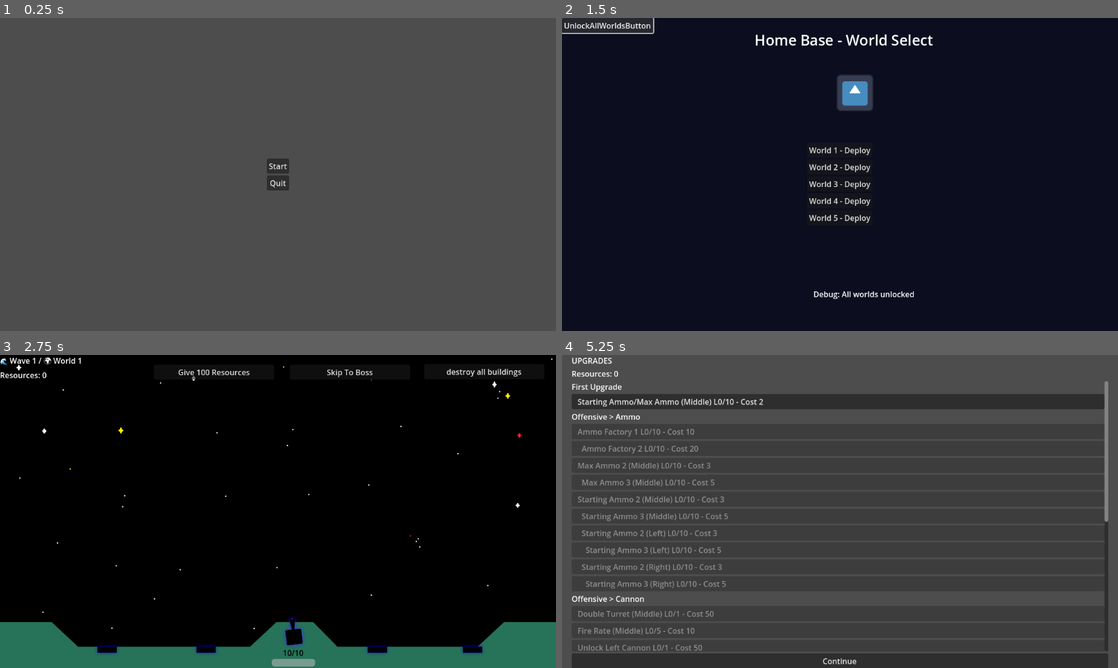
Above: before the commit, frames 1-4 (two rows, left to right).
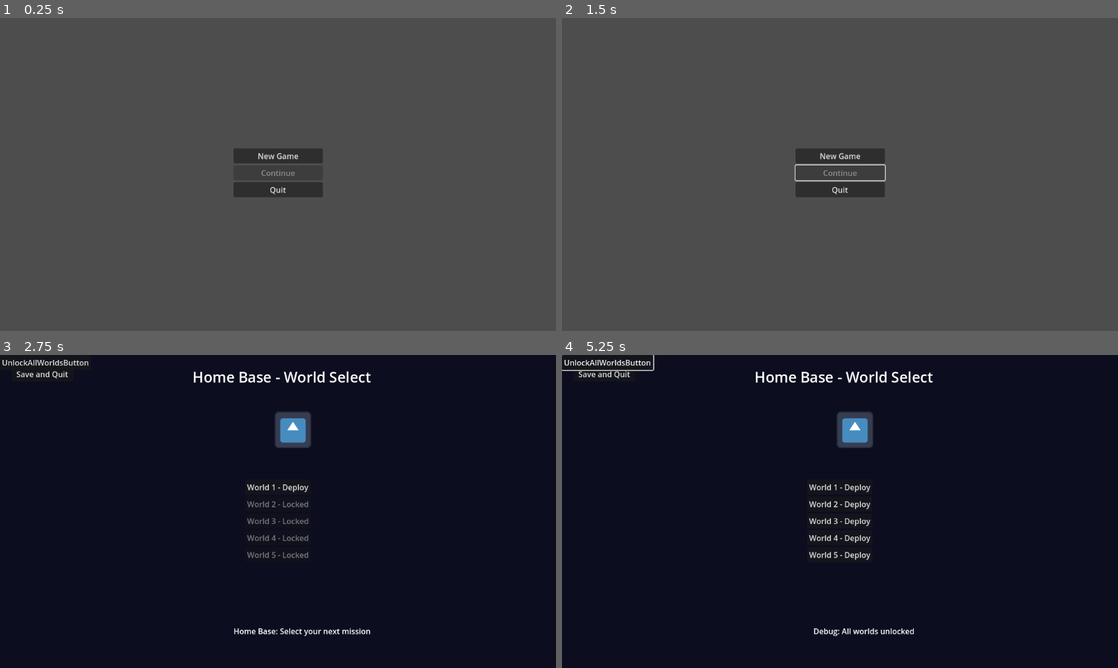
Above: after the commit, the same moments.

Repository: aceofknights/Missile-Game
Game: Godot game, scene res://Scene/MainMenu.tscn
The game is run twice, just before and just after one commit, with the same random seed, the same clock (stepped at 60 frames per second) and the same inputs. The engine's default icon, where the game draws it, is replaced by a stand-in: a white triangle on a blue panel in a dark square.
Inputs (mouse positions are in pixels of both pictures, inside the frame that each line leads up to):
- Up to frame 1 (0.25 s): no input
- Up to frame 2 (1.5 s): click (840, 165) at 0.5 s, where only the run before the commit has a clickable "Start"; click (606, 24) at 1.25 s, where only the run before the commit has a clickable "UnlockAllWorldsButton"
- Up to frame 3 (2.75 s): click (278, 492) at 2 s, where only the run after the commit has a clickable "New Game"
- Up to frame 4 (5.25 s): click (606, 361) at 2.75 s, where only the run after the commit has a clickable "UnlockAllWorldsButton"; click (912, 370) at 3.5 s, where only the run before the commit has a clickable "Skip To Boss"; click (912, 370) at 4.25 s, where only the run before the commit has a clickable "Skip To Boss"; click (1045, 370) at 5 s, where only the run before the commit has a clickable "destroy all buildings"

The runs differ from the first frame. In frame 1, 1.4% of the frame differs, in the area x 42-58%, y 41-58%; in frame 2, 99%, in the area x 0-100%, y 0-100%; in frame 3, 97%; in frame 4, 99%.

Commit message:
Add persistent save/load flow across menus and rounds

Diff:
--- a/Scene/MainMenu.tscn
+++ b/Scene/MainMenu.tscn
@@ -22,17 +22,26 @@
 anchor_top = 0.5
 anchor_right = 0.5
 anchor_bottom = 0.5
-offset_left = -23.0
-offset_top = -33.0
-offset_right = 23.0
-offset_bottom = 33.0
+offset_left = -92.5
+offset_top = -54.0
+offset_right = 92.5
+offset_bottom = 54.0
 grow_horizontal = 2
 grow_vertical = 2
 
-[node name="Start" type="Button" parent="VBoxContainer"]
+[node name="NewGame" type="Button" parent="VBoxContainer"]
 layout_mode = 2
-text = "Start"
+text = "New Game"
+
+[node name="Continue" type="Button" parent="VBoxContainer"]
+layout_mode = 2
+text = "Continue"
 
 [node name="Quit" type="Button" parent="VBoxContainer"]
 layout_mode = 2
 text = "Quit"
+
+[node name="OverwriteConfirm" type="ConfirmationDialog" parent="."]
+title = "Overwrite save?"
+ok_button_text = "Overwrite"
+dialog_text = "Starting a new game will erase your current save. Continue?"
--- a/Scene/UpgradeScreen.tscn
+++ b/Scene/UpgradeScreen.tscn
@@ -48,3 +48,11 @@
 [node name="ContinueButton" type="Button" parent="MarginContainer/VBoxContainer"]
 layout_mode = 2
 text = "Continue"
+
+[node name="SaveQuitButton" type="Button" parent="MarginContainer/VBoxContainer"]
+layout_mode = 2
+text = "Save and Quit"
+
+[node name="WorldSelectButton" type="Button" parent="MarginContainer/VBoxContainer"]
+layout_mode = 2
+text = "Back to World Select"
--- a/Scene/WorldSelect.tscn
+++ b/Scene/WorldSelect.tscn
@@ -78,6 +78,14 @@
 text = "Status"
 horizontal_alignment = 1
 
+[node name="SaveQuitButton" type="Button" parent="."]
+layout_mode = 0
+offset_left = 24.0
+offset_top = 24.0
+offset_right = 152.0
+offset_bottom = 55.0
+text = "Save and Quit"
+
 [node name="UnlockAllWorldsButton" type="Button" parent="."]
 layout_mode = 0
 offset_right = 8.0
--- a/Scripts/GameManager.gd
+++ b/Scripts/GameManager.gd
@@ -1,6 +1,8 @@
 extends Node
 
 const WORLD_COUNT := 5
+const SAVE_PATH := "user://savegame.save"
+const SAVE_VERSION := 1
 
 const CANNON_MIDDLE := "middle"
 const CANNON_LEFT := "left"
@@ -47,6 +49,99 @@
 
 func _ready():
 	_ensure_world_upgrade_data(current_world)
+
+
+func _int_to_string_dict(source: Dictionary) -> Dictionary:
+	var converted := {}
+	for key in source.keys():
+		converted[str(key)] = source[key]
+	return converted
+
+
+func _string_to_int_dict(source: Dictionary) -> Dictionary:
+	var converted := {}
+	for key in source.keys():
+		converted[int(str(key))] = source[key]
+	return converted
+
+
+func save_game() -> bool:
+	var save_data := {
+		"version": SAVE_VERSION,
+		"current_world": current_world,
+		"current_wave": current_wave,
+		"player_resources": player_resources,
+		"highest_world_unlocked": highest_world_unlocked,
+		"world_upgrades": _int_to_string_dict(world_upgrades)
+	}
+
+	var file := FileAccess.open(SAVE_PATH, FileAccess.WRITE)
+	if file == null:
+		push_error("Failed to save game: %s" % FileAccess.get_open_error())
+		return false
+
+	file.store_string(JSON.stringify(save_data))
+	return true
+
+
+func has_save_game() -> bool:
+	return FileAccess.file_exists(SAVE_PATH)
+
+
+func erase_save_game() -> void:
+	if not has_save_game():
+		return
+
+	var user_dir := DirAccess.open("user://")
+	if user_dir == null:
+		push_error("Failed to open user directory while deleting save.")
+		return
+	user_dir.remove("savegame.save")
+
+
+func load_game() -> bool:
+	if not has_save_game():
+		return false
+
+	var file := FileAccess.open(SAVE_PATH, FileAccess.READ)
+	if file == null:
+		push_error("Failed to open save file: %s" % FileAccess.get_open_error())
+		return false
+
+	var parsed = JSON.parse_string(file.get_as_text())
+	if typeof(parsed) != TYPE_DICTIONARY:
+		push_error("Save file format invalid.")
+		return false
+
+	var save_data: Dictionary = parsed
+	current_world = int(save_data.get("current_world", 1))
+	current_wave = int(save_data.get("current_wave", 1))
+	player_resources = int(save_data.get("player_resources", 0))
+	highest_world_unlocked = clamp(int(save_data.get("highest_world_unlocked", 1)), 1, WORLD_COUNT)
+	world_upgrades = _string_to_int_dict(save_data.get("world_upgrades", {}))
+
+	for world in range(1, WORLD_COUNT + 1):
+		_ensure_world_upgrade_data(world)
+		var state: Dictionary = world_upgrades[world]
+		var cannons: Dictionary = state["cannons"]
+		for cannon_id in CANNON_IDS:
+			if not cannons.has(cannon_id):
+				cannons[cannon_id] = _default_cannon_state(cannon_id)
+				continue
+			var cannon_state: Dictionary = cannons[cannon_id]
+			cannon_state["unlocked"] = bool(cannon_state.get("unlocked", cannon_id == CANNON_MIDDLE))
+			cannon_state["destroyed"] = bool(cannon_state.get("destroyed", false))
+			cannon_state["current_ammo"] = int(cannon_state.get("current_ammo", 0))
+			cannon_state["ammo_factory_progress"] = float(cannon_state.get("ammo_factory_progress", 0.0))
+			_sync_cannon_ammo_caps_with_state(cannon_id, state)
+
+		state["extra_buildings"] = int(state.get("extra_buildings", 0))
+		state["upgrade_levels"] = state.get("upgrade_levels", {})
+		state["ammo_factory_distribution_index"] = int(state.get("ammo_factory_distribution_index", 0))
+
+	current_world = clamp(current_world, 1, highest_world_unlocked)
+	_ensure_world_upgrade_data(current_world)
+	return true
 
 
 func _default_cannon_state(cannon_id: String) -> Dictionary:
@@ -548,10 +643,12 @@
 	highest_world_unlocked = 1
 	world_upgrades.clear()
 	_ensure_world_upgrade_data(1)
+	save_game()
 	get_tree().change_scene_to_file("res://Scene/WorldSelect.tscn")
 
 
 func player_died():
+	save_game()
 	load_upgrade_screen()
 
 
@@ -680,6 +777,7 @@
 		_ensure_world_upgrade_data(next_world)
 
 	current_wave = 1
+	save_game()
 	get_tree().change_scene_to_file("res://Scene/WorldSelect.tscn")
 
 
--- a/Scripts/MainMenu.gd
+++ b/Scripts/MainMenu.gd
@@ -3,11 +3,38 @@
 @export var game_scene: PackedScene
 
 func _ready():
-	$VBoxContainer/Start.pressed.connect(start_game)
+	$VBoxContainer/NewGame.pressed.connect(_on_new_game_pressed)
+	$VBoxContainer/Continue.pressed.connect(_on_continue_pressed)
 	$VBoxContainer/Quit.pressed.connect(quit_game)
+	$OverwriteConfirm.confirmed.connect(_confirm_new_game)
+	$OverwriteConfirm.canceled.connect(func(): $VBoxContainer/NewGame.disabled = false)
+	_refresh_continue_state()
 
-func start_game():
+
+func _refresh_continue_state() -> void:
+	$VBoxContainer/Continue.disabled = not GameManager.has_save_game()
+
+
+func _on_new_game_pressed() -> void:
+	if GameManager.has_save_game():
+		$VBoxContainer/NewGame.disabled = true
+		$OverwriteConfirm.popup_centered()
+		return
+	_confirm_new_game()
+
+
+func _confirm_new_game() -> void:
+	$VBoxContainer/NewGame.disabled = false
+	GameManager.erase_save_game()
 	GameManager.start_new_game()
+
+
+func _on_continue_pressed() -> void:
+	if not GameManager.load_game():
+		_refresh_continue_state()
+		return
+	get_tree().change_scene_to_file("res://Scene/WorldSelect.tscn")
+
 
 func quit_game():
 	get_tree().quit()
--- a/Scripts/UpgradeScreen.gd
+++ b/Scripts/UpgradeScreen.gd
@@ -45,6 +45,8 @@
 
 func _ready():
 	$MarginContainer/VBoxContainer/ContinueButton.pressed.connect(continue_game)
+	$MarginContainer/VBoxContainer/SaveQuitButton.pressed.connect(_on_save_and_quit_pressed)
+	$MarginContainer/VBoxContainer/WorldSelectButton.pressed.connect(_on_back_to_world_select_pressed)
 	_build_tree()
 	_refresh_view()
 
@@ -104,3 +106,13 @@
 
 func continue_game():
 	GameManager.continue_from_upgrades()
+
+
+func _on_save_and_quit_pressed() -> void:
+	GameManager.save_game()
+	get_tree().change_scene_to_file("res://Scene/MainMenu.tscn")
+
+
+func _on_back_to_world_select_pressed() -> void:
+	GameManager.save_game()
+	get_tree().change_scene_to_file("res://Scene/WorldSelect.tscn")
--- a/Scripts/WorldSelect.gd
+++ b/Scripts/WorldSelect.gd
@@ -7,6 +7,7 @@
 @onready var world5_btn: Button = $CenterContainer/VBoxContainer/World5Button
 @onready var status_label: Label = $StatusLabel
 @onready var unlock_all_worlds_btn: Button = $UnlockAllWorldsButton
+@onready var save_quit_button: Button = $SaveQuitButton
 
 
 func _ready():
@@ -16,6 +17,7 @@
 	world4_btn.pressed.connect(func(): _select_world(4))
 	world5_btn.pressed.connect(func(): _select_world(5))
 	unlock_all_worlds_btn.pressed.connect(_unlock_all_worlds_for_debug)
+	save_quit_button.pressed.connect(_on_save_and_quit_pressed)
 	unlock_all_worlds_btn.visible = OS.is_debug_build()
 	_refresh_buttons()
 
@@ -49,5 +51,11 @@
 
 func _unlock_all_worlds_for_debug() -> void:
 	GameManager.highest_world_unlocked = GameManager.WORLD_COUNT
+	GameManager.save_game()
 	_refresh_buttons()
 	status_label.text = "Debug: All worlds unlocked"
+
+
+func _on_save_and_quit_pressed() -> void:
+	GameManager.save_game()
+	get_tree().change_scene_to_file("res://Scene/MainMenu.tscn")
